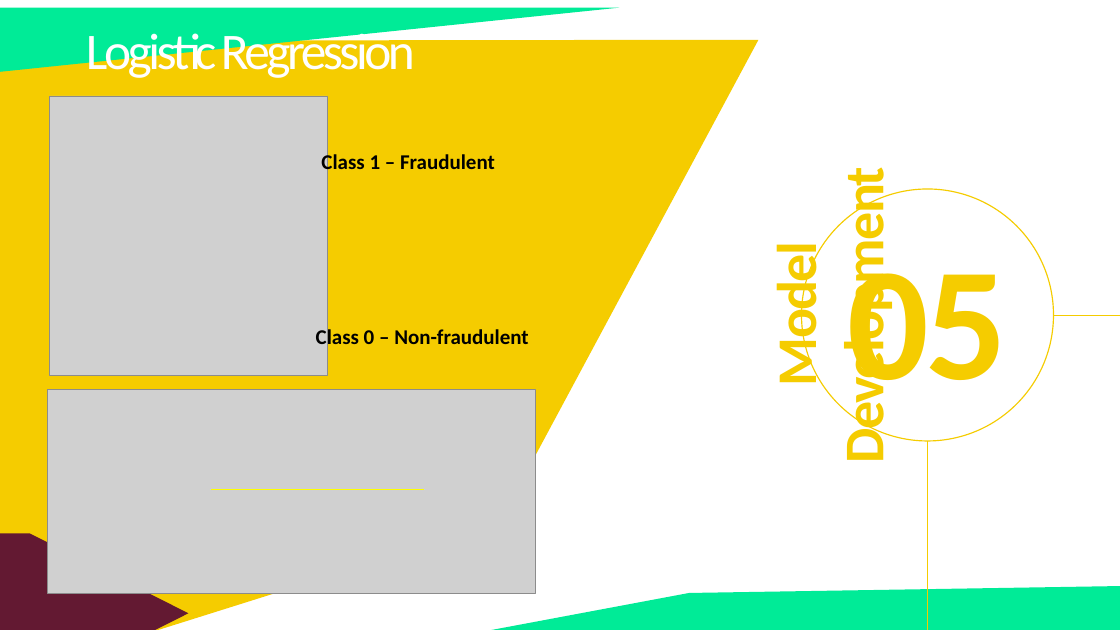
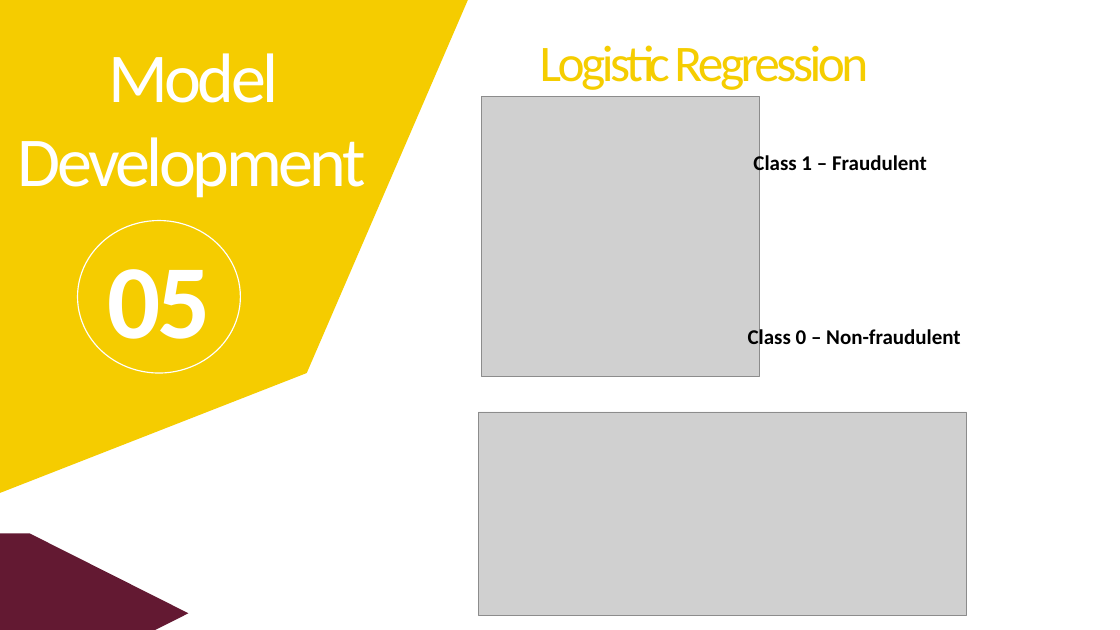
Before and after one commit to fbrowther/Detecting-Fraudulent-Credit-Card-Transactions-Using-Machine-Learning, a slide deck: slide 8 of P4_G4_Presentation - CreditCardTransactions.pptx. Drawn at 1120x630 pixels with LibreOffice and Linux fonts; fonts in the diff are those of the drawing; grey boxes stand for pictures. Boxes give left, top, right and bottom in pixels: in the first picture for what was removed or moved away, otherwise in the second. Text is boxed around its words. In the diff, an @@ line names an element or a change of style, - is before the commit and + after.

```diff
--- a/P4_G4_Presentation - CreditCardTransactions.pptx
+++ b/P4_G4_Presentation - CreditCardTransactions.pptx
@@ freeform shape: place and size @@
-freeform shape at [0, 39, 759, 630]
+freeform shape at [0, 0, 473, 498]
@@ text "Model Development": place and size @@
-text "Model Development" at [763, 196, 898, 454]
+text "Model Development" at [17, 53, 365, 198]
@@ text "Model Development" at [17, 53, 365, 198]: size 48 to 60 pt, text colour #F5CC00 to #FFFFFF, letter spacing -1.5 to -3 pt, bold off; vertical alignment top to middle; rotation 270 to 0 degrees @@
@@ right triangle removed at [0, 8, 619, 72] @@
@@ text "Logistic Regression": place and size @@
-text "Logistic Regression" at [86, 27, 415, 82]
+text "Logistic Regression" at [540, 45, 868, 90]
@@ text "Logistic Regression" at [540, 45, 868, 90]: text colour #FFFFFF to #F5CD00 @@
@@ ellipse removed at [802, 189, 1054, 441] @@
@@ ellipse added at [77, 221, 240, 374], outline #FFFFFF 1 pt @@
@@ text "05": place and size @@
-text "05" at [848, 245, 1008, 416]
+text "05" at [107, 269, 210, 363]
@@ text "05" at [107, 269, 210, 363]: size 138 to 90 pt, text colour #F5CC00 to #FFFFFF @@
@@ 2 texts, 1 picture: place and size @@
-2 texts, 1 picture at [50, 96, 528, 376]
+2 texts, 1 picture at [481, 97, 960, 376]
@@ line removed from (1120, 315) to (1054, 315) @@
@@ picture: place and size @@
-picture at [48, 390, 536, 593]
+picture at [478, 412, 966, 615]
@@ line removed from (928, 441) to (928, 630) @@
@@ line removed from (211, 490) to (424, 490) @@
@@ freeform shape removed at [486, 586, 1120, 630] @@
```
Also in this commit, not shown: 22 other slides changed, 1 other file.
